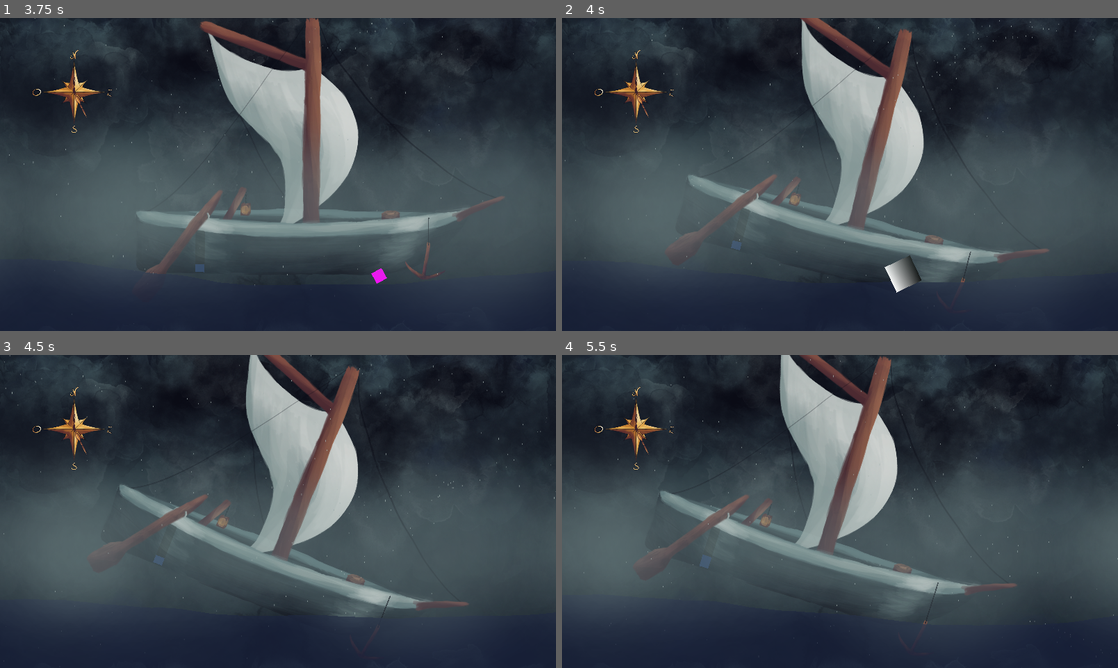
Above: before the commit, frames 1-4 (two rows, left to right).
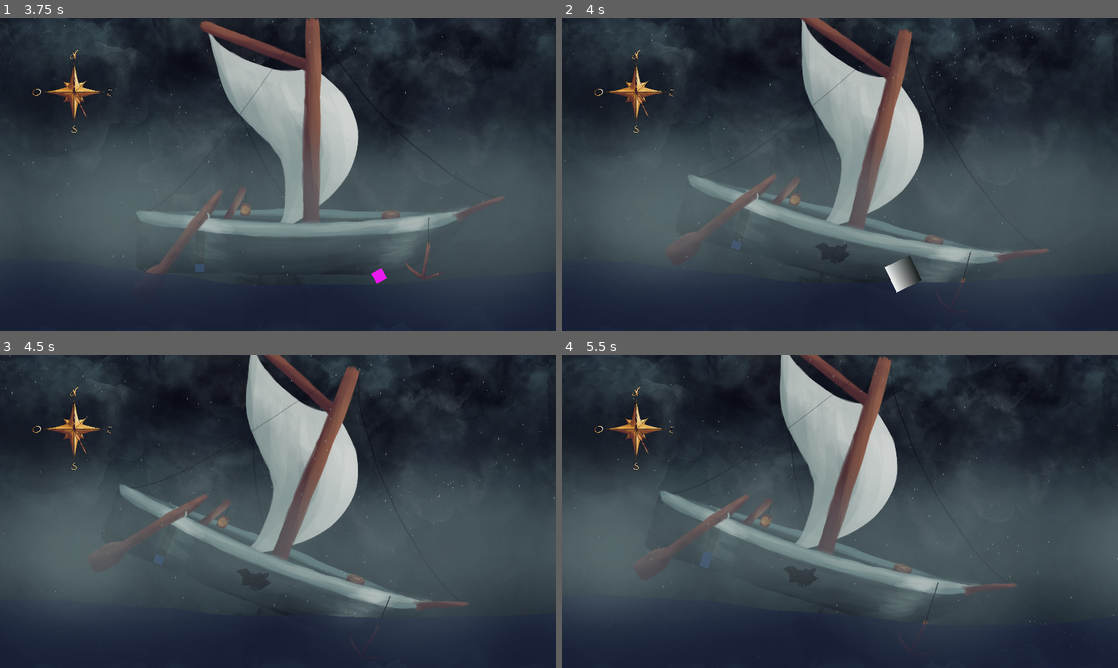
Above: after the commit, the same moments.

Repository: MarianPoirot/Skull-BonesImproved
Game: Godot game, scene res://Scenes/UI/Opening.tscn
The game is run twice, just before and just after one commit, with the same random seed, the same clock (stepped at 60 frames per second) and the same inputs.
Inputs (mouse positions are in pixels of both pictures, inside the frame that each line leads up to):
- Up to frame 1 (3.75 s): click "Start" at 0.5 s; move the mouse to (283, 196) at 1.27 s; hold E (Boost) 1.28-2.03 s; hold Left (SteerRight) 1.28-2.78 s; click (283, 196) at 1.42 s; move the mouse to (205, 111) at 2.02 s; right-click (205, 111) at 2.1 s; click (205, 111) at 2.17 s; move the mouse to (283, 180) at 2.77 s; press the mouse at (283, 180) at 2.78 s; hold Right (SteerLeft) from 2.78 s (still down); move the mouse to (316, 249) at 3.52 s; release the mouse at (316, 249) at 3.53 s; tap D (qte d) at 3.6 s; click (316, 249) at 3.67 s
- Up to frame 2 (4 s): keep holding Right (SteerLeft)
- Up to frame 3 (4.5 s): keep holding Right (SteerLeft); move the mouse to (194, 433) at 4.27 s; tap A (qte q) at 4.35 s
- Up to frame 4 (5.5 s): move the mouse to (962, 495) at 5.02 s; release Right (SteerLeft) at 5.03 s; hold Left (SteerRight) from 5.03 s (still down); tap S (qte s) at 5.1 s

Frame 1 is identical in both runs. In frame 2, 0.2% of the frame differs, in the area x 46-52%, y 71-78%; in frame 3, less than 0.1%; in frame 4, less than 0.1%.

Commit message:
Linked the obstacles impact with the creation of the hole

Diff:
--- a/Scenes/UI/Main.tscn
+++ b/Scenes/UI/Main.tscn
@@ -12,6 +12,7 @@
 [ext_resource type="AudioStream" uid="uid://cwpoj7j3jlvcu" path="res://Assets/Audio/stormatseamp3-14744.mp3" id="7_v1dov"]
 [ext_resource type="PackedScene" path="res://Scenes/Sea Spray.tscn" id="8_dtxya"]
 [ext_resource type="PackedScene" path="res://Scenes/Rain.tscn" id="9_18bnj"]
+[ext_resource type="Script" path="res://Scripts/Obstacles/Obstacles.gd" id="12_0b1qk"]
 
 [sub_resource type="RectangleShape2D" id="RectangleShape2D_jqxc1"]
 size = Vector2(302, 1077)
@@ -73,7 +74,10 @@
 position = Vector2(18013, -255)
 shape = SubResource("RectangleShape2D_jqxc1")
 
-[node name="Obstacle" parent="." instance=ExtResource("2_024b2")]
+[node name="Obstacles" type="Node2D" parent="."]
+script = ExtResource("12_0b1qk")
+
+[node name="Obstacle" parent="Obstacles" instance=ExtResource("2_024b2")]
 position = Vector2(846, 373)
 
 [connection signal="WindChanges" from="." to="Ship" method="_on_main_wind_changes"]
@@ -82,3 +86,4 @@
 [connection signal="timeout" from="UI/Timer" to="." method="_on_timer_timeout"]
 [connection signal="area_entered" from="Area2D" to="Ship" method="_on_area_2d_area_entered"]
 [connection signal="body_exited" from="Area2D" to="Ship" method="_on_area_2d_body_exited"]
+[connection signal="CollisionWithObstacle" from="Obstacles" to="Ship" method="_on_obstacles_collision_with_obstacle"]
--- a/Scripts/Obstacles/Obstacle.gd
+++ b/Scripts/Obstacles/Obstacle.gd
@@ -1,4 +1,5 @@
 extends Node2D
+
 
 @export var ExplodingObstacle : PackedScene
 var michel : bool
@@ -18,3 +19,4 @@
 		remove_child(get_node("hitbox"))
 		add_child(ExplodingObstacle.instantiate())
 		michel = false
+		get_parent().CollisionWithShip()
--- /dev/null
+++ b/Scripts/Obstacles/Obstacles.gd
@@ -0,0 +1,15 @@
+extends Node2D
+
+signal CollisionWithObstacle
+
+# Called when the node enters the scene tree for the first time.
+func _ready():
+	pass # Replace with function body.
+
+
+# Called every frame. 'delta' is the elapsed time since the previous frame.
+func _process(delta):
+	pass
+
+func CollisionWithShip():
+	CollisionWithObstacle.emit()
--- a/Scripts/Ship/Ship.gd
+++ b/Scripts/Ship/Ship.gd
@@ -94,3 +94,7 @@
 
 func _on_hole_hole_sink():
 	AddWater(0.1)
+
+
+func _on_obstacles_collision_with_obstacle():
+	$Hole.create_hole()
Not shown: 1 places in Scenes/UI/Main.tscn that only renumber resources
